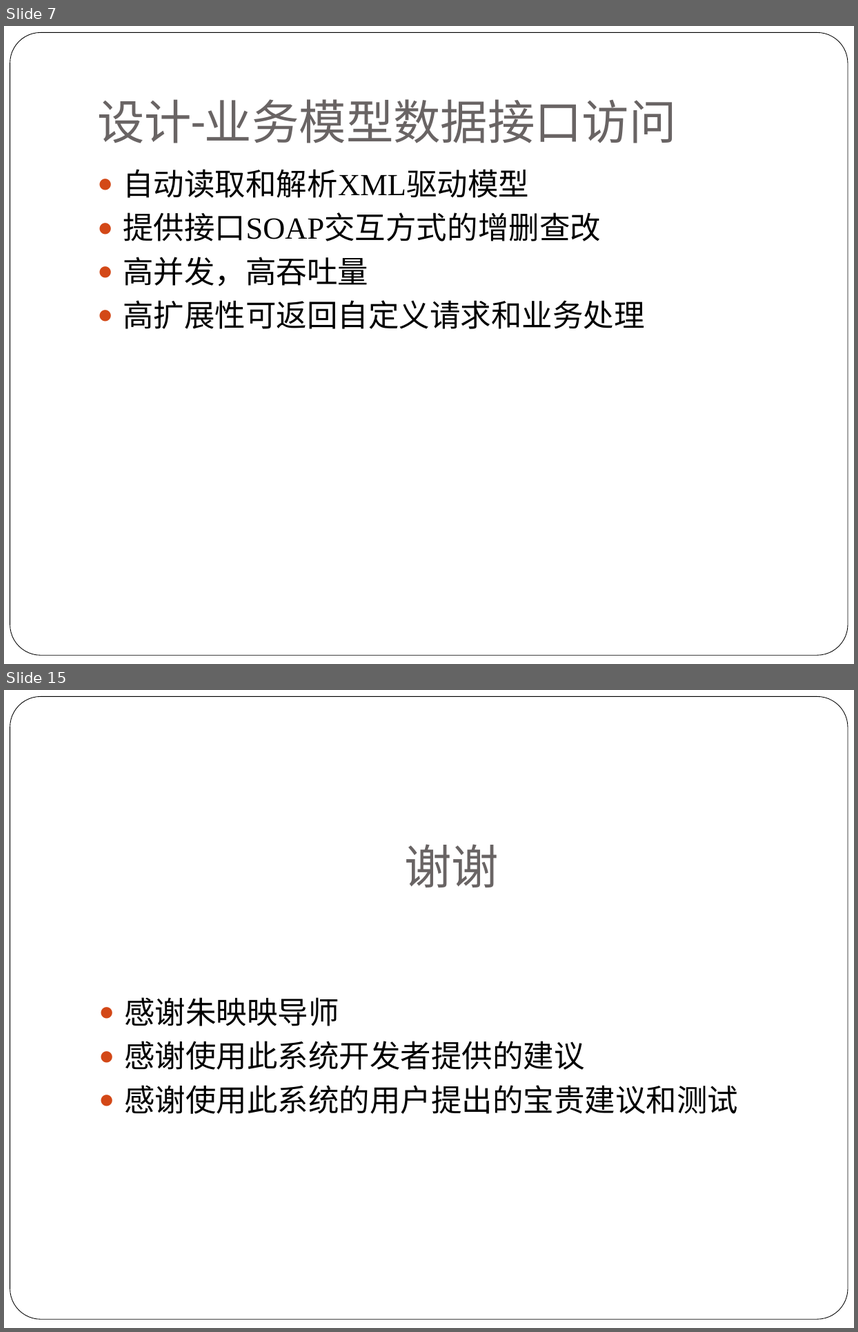
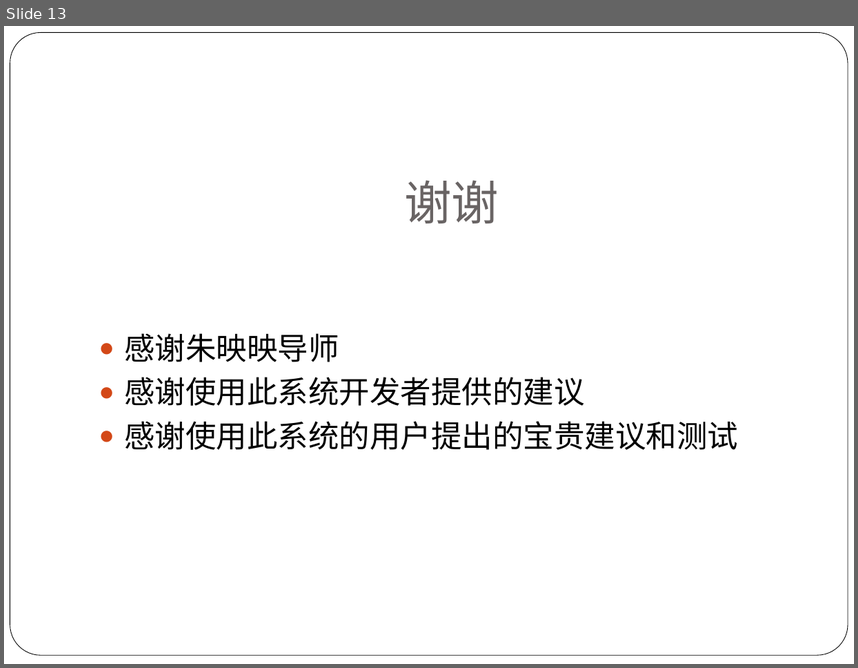
Before and after one commit to alucard263096/MyPaper, a slide deck: 论文PPT.pptx. Shown one above the other, each under a label of ours: slides 7 and 15 before the commit, slide 13 after it; the slides between them are not shown. The pictures are 858x1332 and 858x668 pixels, drawn with LibreOffice and Linux fonts; fonts in the diff are those of the drawing. Boxes give left, top, right and bottom in pixels: in the first picture for what was removed or moved away, otherwise in the second. Text is boxed around its words. In the diff, an @@ line names an element or a change of style, - is before the commit and + after.

```diff
--- a/论文PPT.pptx
+++ b/论文PPT.pptx
@@ slide 7 removed at <box>4,26,854,664</box>, background #FFFFFF; not listed: 1 template element that a slide beside it also shows @@
@@ title removed at <box>97,99,676,143</box> @@
-设计-业务模型数据接口访问
@@ text removed at <box>123,169,645,329</box> @@
-● 自动读取和解析XML驱动模型
-● 提供接口SOAP交互方式的增删查改
-● 高并发，高吞吐量
-● 高扩展性可返回自定义请求和业务处理
@@ what was slide 15 is now slide 13 @@
```
Also in this commit, not shown: 5 slides changed, 7 slides added, 8 other slides removed.
